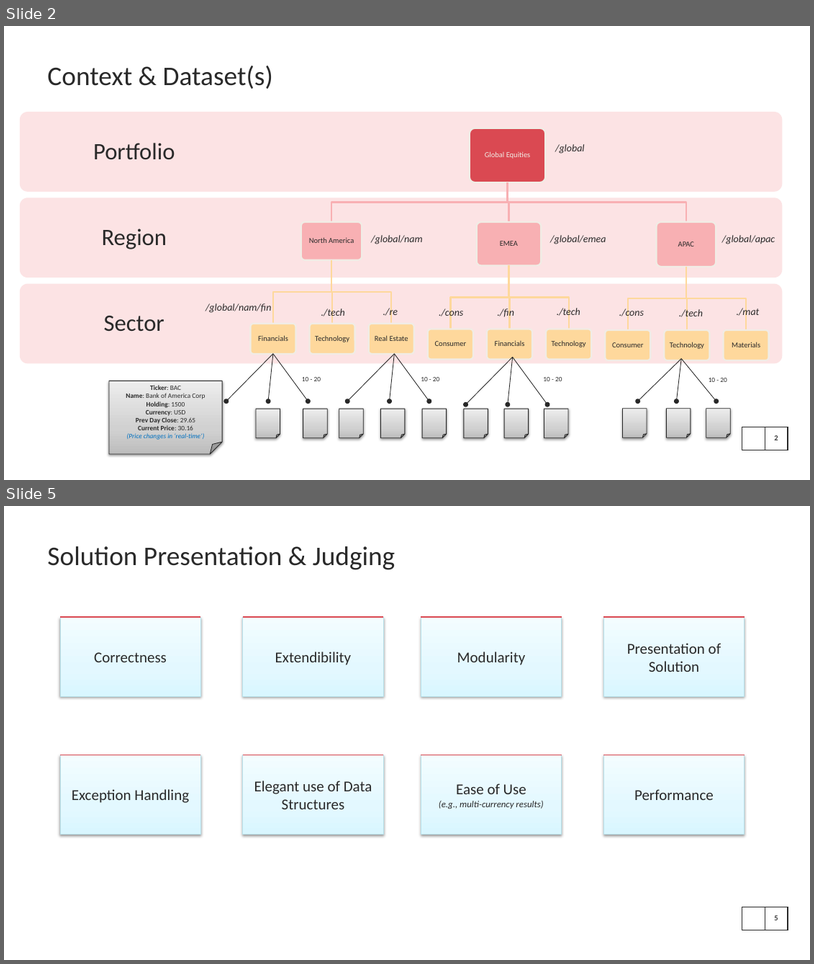
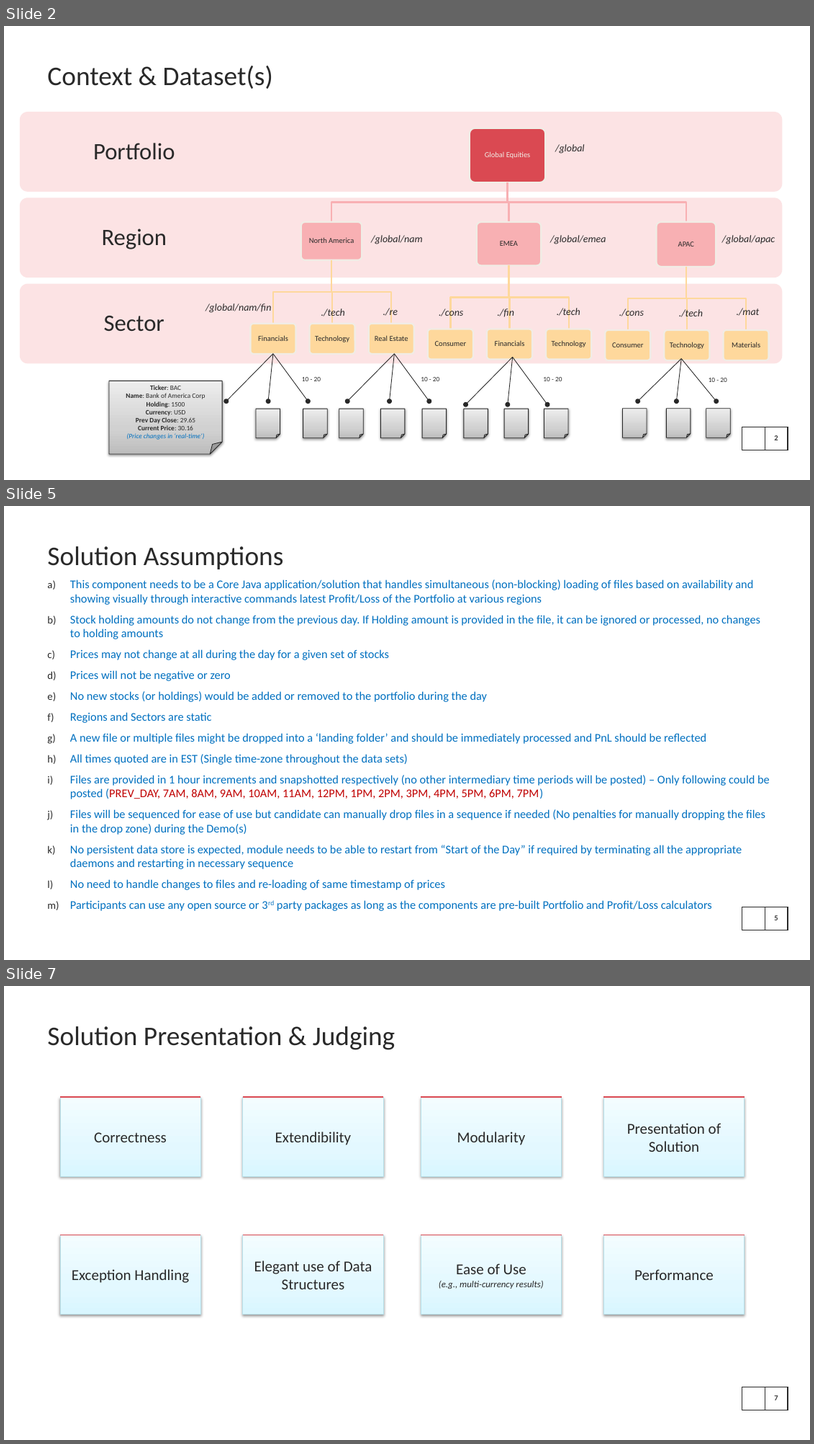
Before and after one commit to skandula76/PS_NY_Fall2018_CoreJavaHack, a slide deck: Java_Hack_2018_Nov.pptx. Shown one above the other, each under a label of ours: slides 2 and 5 before the commit, slides 2, 5 and 7 after it; the slides between them are not shown. The pictures are 814x964 and 814x1444 pixels, drawn with LibreOffice and Linux fonts; fonts in the diff are those of the drawing; background and template pictures are left out. Boxes give left, top, right and bottom in pixels: in the first picture for what was removed or moved away, otherwise in the second. Text is boxed around its words. In the diff, an @@ line names an element or a change of style, - is before the commit and + after.

```diff
--- a/Java_Hack_2018_Nov.pptx
+++ b/Java_Hack_2018_Nov.pptx
@@ slide 5 added at <box>4,506,810,960</box>, background #FFFFFF; not listed: 2 template elements that a slide beside it also shows @@
@@ title added at <box>47,546,283,569</box>, 32 pt, text #292929 @@
+Solution Assumptions
@@ text added at <box>70,579,770,911</box>, 14 pt, text #0070C0 @@
+a) This component needs to be a Core Java application/solution that handles simultaneous (non-blocking) loading of files based on availability and showing visually through interactive commands latest Profit/Loss of the Portfolio at various regions
+b) Stock holding amounts do not change from the previous day. If Holding amount is provided in the file, it can be ignored or processed, no changes to holding amounts
+c) Prices may not change at all during the day for a given set of stocks
+d) Prices will not be negative or zero
+e) No new stocks (or holdings) would be added or removed to the portfolio during the day
+f) Regions and Sectors are static
+g) A new file or multiple files might be dropped into a ‘landing folder’ and should be immediately processed and PnL should be reflected
+h) All times quoted are in EST (Single time-zone throughout the data sets)
+i) Files are provided in 1 hour increments and snapshotted respectively (no other intermediary time periods will be posted) – Only following could be posted (PREV_DAY, 7AM, 8AM, 9AM, 10AM, 11AM, 12PM, 1PM, 2PM, 3PM, 4PM, 5PM, 6PM, 7PM)
+j) Files will be sequenced for ease of use but candidate can manually drop files in a sequence if needed (No penalties for manually dropping the files in the drop zone) during the Demo(s)
+k) No persistent data store is expected, module needs to be able to restart from “Start of the Day” if required by terminating all the appropriate daemons and restarting in necessary sequence
+l) No need to handle changes to files and re-loading of same timestamp of prices
+m) Participants can use any open source or 3rd party packages as long as the components are pre-built Portfolio and Profit/Loss calculators
@@ what was slide 5 is now slide 7 @@
@@ page number at <box>774,1395,778,1400</box>: text changed @@
-5
+7
```
Also in this commit, not shown: 3 slides changed, 1 other slide added, 1 other file.
